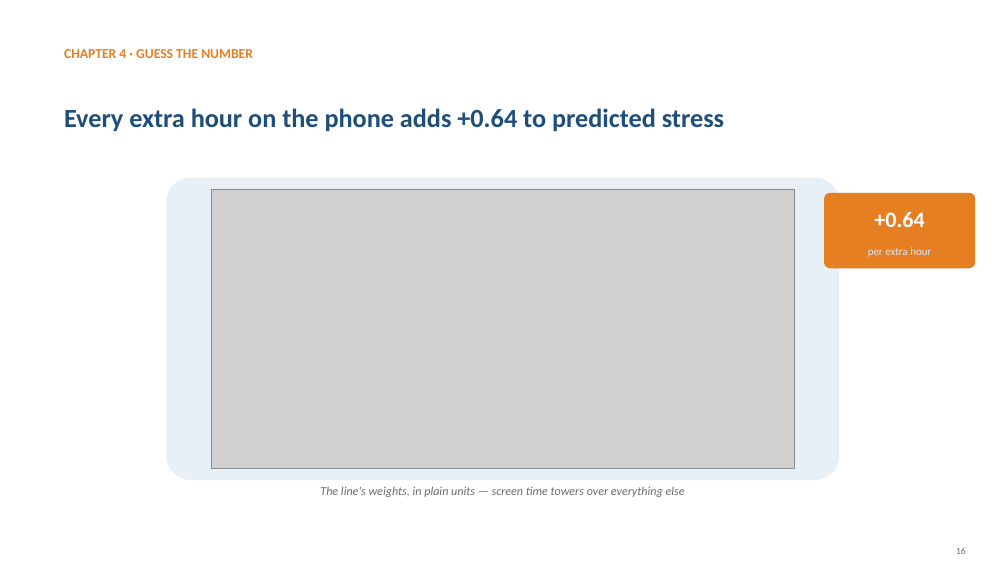
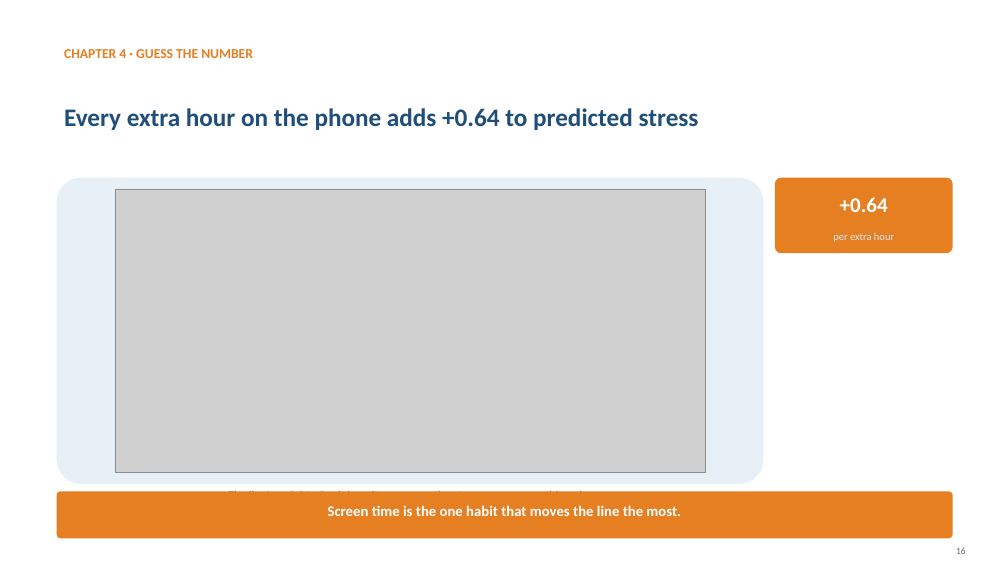
Before and after one commit to jaismine19/social-media-stress-analysis, a slide deck: slide 16 of presentation/Social_Media_Stress_Presentation.pptx. Drawn at 1008x567 pixels with LibreOffice and Linux fonts; fonts in the diff are those of the drawing; grey boxes stand for pictures. Boxes give left, top, right and bottom in pixels: in the first picture for what was removed or moved away, otherwise in the second. Text is boxed around its words. In the diff, an @@ line names an element or a change of style, - is before the commit and + after.

Commit message:
Enforce strict layout grid: identical margins, panel sizes, chip positions and takeaway bars on every slide

```diff
--- a/presentation/Social_Media_Stress_Presentation.pptx
+++ b/presentation/Social_Media_Stress_Presentation.pptx
@@ text "Every extra hour on the ..." at [64,108,699,130]: size 25 to 24 pt @@
@@ rounded rectangle: place and size @@
-rounded rectangle at [166,178,839,480]
+rounded rectangle at [57,178,764,484]
@@ rounded rectangle: place and size @@
-rounded rectangle at [824,193,975,268]
+rounded rectangle at [775,178,953,253]
@@ picture: place and size @@
-picture at [212,189,795,469]
+picture at [115,189,706,473]
@@ text "+0.64": place and size @@
-text "+0.64" at [874,212,924,227]
+text "+0.64" at [840,197,888,212]
@@ text "+0.64" at [840,197,888,212]: size 21 to 20 pt @@
@@ text "per extra hour": place and size @@
-text "per extra hour" at [868,247,931,257]
+text "per extra hour" at [833,233,894,242]
@@ text "per extra hour" at [833,233,894,242]: size 10.5 to 10 pt @@
@@ text "The line's weights, in plain ..." rewrapped from [320,486,685,497] to [228,489,592,492] @@
@@ rounded rectangle added at [57,492,953,538], fill #E67E22 @@
@@ text added at [328,505,681,516], 14 pt, text #FFFFFF, bold @@
+Screen time is the one habit that moves the line the most.
```
Also in this commit, not shown: 18 other slides changed.
